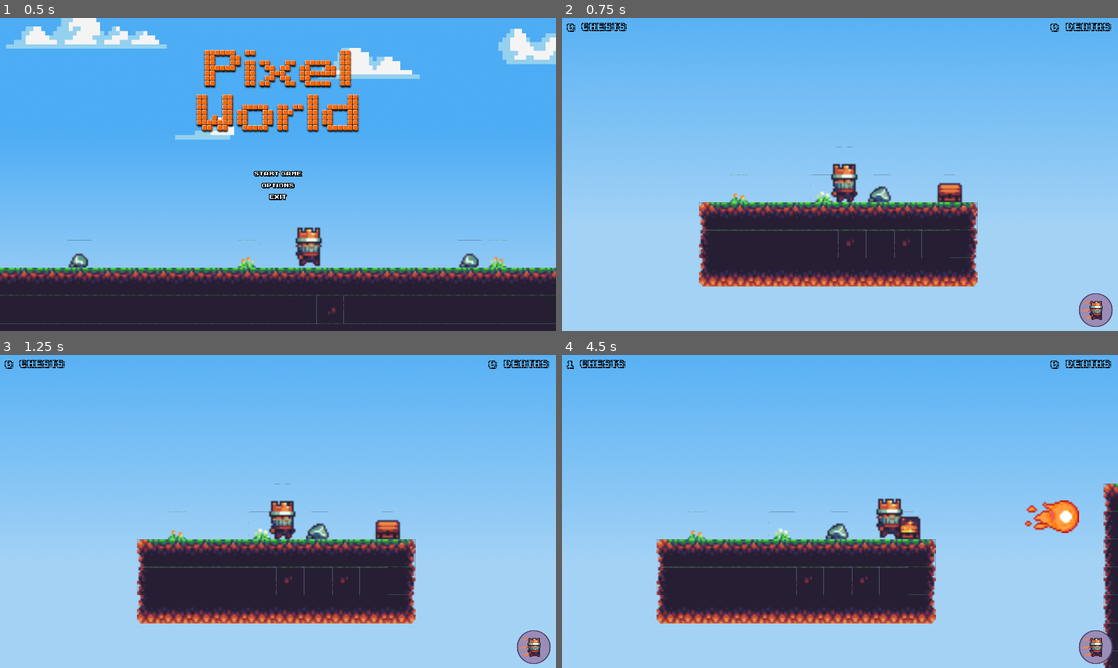
Above: before the commit, frames 1-4 (two rows, left to right).
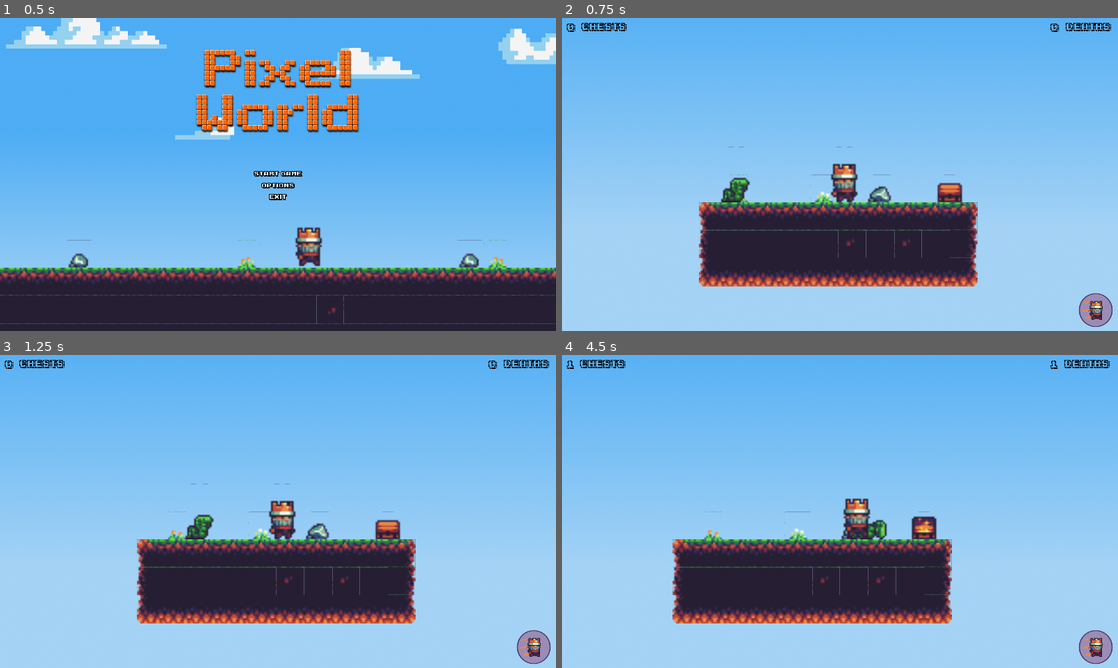
Above: after the commit, the same moments.

Repository: godot-pour-les-nuls/pixel-world
Game: Godot game, scene res://MainMenu.tscn
Two runs of this game, one before a commit and one after it. Both use one fixed random seed, a clock stepped at 60 frames per second and the inputs below.
Inputs (mouse positions are in pixels of both pictures, inside the frame that each line leads up to):
- Up to frame 1 (0.5 s): no input
- Up to frame 2 (0.75 s): click (840, 174) at 0.5 s
- Up to frame 3 (1.25 s): no input
- Up to frame 4 (4.5 s): tap Enter (ui_accept) at 1.25, 1.52, 2.27, 3.77 s; hold Right (ui_right) 1.28-2.78 s; hold Left (ui_left) 2.78-3.53 s; hold Right (ui_right) from 3.53 s (still down)

Frame 1 is identical in both runs. In frame 2, 0.3% of the frame differs, in the area x 28-34%, y 41-59%; in frame 3, 0.3%; in frame 4, 9.0%, in the area x 17-100%, y 1-100%.

Commit message:
Add snakes

Diff:
--- a/Fireball.gd
+++ b/Fireball.gd
@@ -21,4 +21,6 @@
 	queue_free()
 
 func _on_Fireball_body_entered(body):
+	if "Snake" in body.name:
+		body.kill()
 	queue_free()
--- a/Fireball.tscn
+++ b/Fireball.tscn
@@ -40,11 +40,14 @@
 extents = Vector2( 10.6164, 9.63897 )
 
 [node name="Fireball" type="Area2D"]
+collision_layer = 16
+collision_mask = 10
 script = ExtResource( 1 )
 
 [node name="AnimatedSprite" type="AnimatedSprite" parent="."]
 frames = SubResource( 5 )
 animation = "shoot"
+frame = 1
 playing = true
 
 [node name="CollisionShape2D" type="CollisionShape2D" parent="."]
--- a/Player.gd
+++ b/Player.gd
@@ -7,7 +7,7 @@
 const WALL_SLIDE_FRICTION = 9
 const JUMP_POWER = -250
 const WALL_JUMP_POWER = JUMP_POWER
-const FLOOR = Vector2(0, -1);
+const FLOOR = Vector2(0, -1)
 const FIREBALL = preload("res://Fireball.tscn")
 
 onready var dash_cooldown_hud = $HUD/DashInterface/TextureProgress
@@ -159,11 +159,11 @@
 	deaths_counter += 1
 	deaths_counter_hud.text = str(deaths_counter)
 
-func killPlayer():
+func kill():
 	Sound.play_hit_damage()
 	self.position.x = 161
 	self.position.y = 224
 	update_death_counter()
 
 func _on_VisibilityNotifier2D_screen_exited():
-	killPlayer()
+	kill()
--- a/Player.tscn
+++ b/Player.tscn
@@ -84,14 +84,16 @@
 position = Vector2( 2, 0 )
 z_index = 1
 frames = SubResource( 8 )
-animation = "dash"
+animation = "idle"
 playing = true
 
 [node name="CollisionShape2D" type="CollisionShape2D" parent="."]
+visible = false
 position = Vector2( 2.38504, 5.09921 )
 shape = SubResource( 9 )
 
 [node name="Position2D" type="Position2D" parent="."]
+visible = false
 position = Vector2( 16.2108, 11.6541 )
 
 [node name="Camera2D" type="Camera2D" parent="."]
@@ -149,8 +151,9 @@
 margin_bottom = 16.0
 
 [node name="VisibilityNotifier2D" type="VisibilityNotifier2D" parent="."]
-position = Vector2( 2.33292, 4 )
-scale = Vector2( 0.766708, 1.2 )
+visible = false
+position = Vector2( 2.33292, 4.96623 )
+scale = Vector2( 0.766708, 1.10338 )
 [connection signal="animation_finished" from="AnimatedSprite" to="." method="_on_AnimatedSprite_animation_finished"]
 [connection signal="visibility_changed" from="AnimatedSprite" to="." method="_on_AnimatedSprite_visibility_changed"]
 [connection signal="timeout" from="DashDuration" to="." method="_on_DashDuration_timeout"]
--- /dev/null
+++ b/Snake.gd
@@ -0,0 +1,40 @@
+extends KinematicBody2D
+
+const GRAVITY = 10
+const WALK_SPEED = 30
+const FLOOR = Vector2(0, -1)
+
+var velocity = Vector2()
+var direction = 1
+var is_dead = false
+
+func kill():
+	is_dead = true
+	velocity.x = 0
+	$AnimatedSprite.play("dead")
+	$RemoveDeadBody.start()
+
+func _physics_process(delta):
+	if is_dead == false:
+		if direction == 1:
+			$AnimatedSprite.flip_h = false
+		else:
+			$AnimatedSprite.flip_h = true
+
+		$AnimatedSprite.play("walk")
+		velocity.x = WALK_SPEED * direction
+		velocity.y += GRAVITY
+		velocity = move_and_slide(velocity, FLOOR)
+
+	if is_on_wall() || $RayCast2D.is_colliding() == false:
+		direction = direction * -1
+		$RayCast2D.position.x *= -1
+
+func _on_RemoveDeadBody_timeout():
+	queue_free()
+
+
+func _on_Area2D_body_entered(body):
+	if is_dead == false:
+		if "Player" in body.name:
+			body.kill()
--- /dev/null
+++ b/Snake.tscn
@@ -0,0 +1,73 @@
+[gd_scene load_steps=11 format=2]
+
+[ext_resource path="res://sprites/characters.png" type="Texture" id=1]
+[ext_resource path="res://Snake.gd" type="Script" id=2]
+[ext_resource path="res://sprites/dead_snake.png" type="Texture" id=3]
+
+[sub_resource type="AtlasTexture" id=1]
+atlas = ExtResource( 1 )
+region = Rect2( 0, 96, 32, 32 )
+
+[sub_resource type="AtlasTexture" id=2]
+atlas = ExtResource( 1 )
+region = Rect2( 32, 96, 32, 32 )
+
+[sub_resource type="AtlasTexture" id=3]
+atlas = ExtResource( 1 )
+region = Rect2( 64, 96, 32, 32 )
+
+[sub_resource type="AtlasTexture" id=4]
+atlas = ExtResource( 1 )
+region = Rect2( 96, 96, 32, 32 )
+
+[sub_resource type="SpriteFrames" id=5]
+animations = [ {
+"frames": [ ExtResource( 3 ) ],
+"loop": true,
+"name": "dead",
+"speed": 5.0
+}, {
+"frames": [ SubResource( 1 ), SubResource( 2 ), SubResource( 3 ), SubResource( 4 ) ],
+"loop": true,
+"name": "walk",
+"speed": 3.0
+} ]
+
+[sub_resource type="RectangleShape2D" id=6]
+extents = Vector2( 8.78115, 7.09301 )
+
+[sub_resource type="RectangleShape2D" id=7]
+extents = Vector2( 9.40106, 7.09975 )
+
+[node name="Snake" type="KinematicBody2D"]
+collision_layer = 8
+collision_mask = 18
+script = ExtResource( 2 )
+
+[node name="AnimatedSprite" type="AnimatedSprite" parent="."]
+frames = SubResource( 5 )
+animation = "walk"
+playing = true
+
+[node name="CollisionShape2D" type="CollisionShape2D" parent="."]
+visible = false
+position = Vector2( 1.90735e-06, 8.89291 )
+shape = SubResource( 6 )
+
+[node name="RayCast2D" type="RayCast2D" parent="."]
+visible = false
+position = Vector2( 8.81297, 1.78213 )
+enabled = true
+cast_to = Vector2( 0, 15 )
+collision_mask = 2
+
+[node name="RemoveDeadBody" type="Timer" parent="."]
+
+[node name="Area2D" type="Area2D" parent="."]
+
+[node name="CollisionShape2D" type="CollisionShape2D" parent="Area2D"]
+visible = false
+position = Vector2( 0.46822, 8.8962 )
+shape = SubResource( 7 )
+[connection signal="timeout" from="RemoveDeadBody" to="." method="_on_RemoveDeadBody_timeout"]
+[connection signal="body_entered" from="Area2D" to="." method="_on_Area2D_body_entered"]
--- a/StageOne.tscn
+++ b/StageOne.tscn
@@ -6,6 +6,7 @@
 [ext_resource path="res://DecorationTileset.tres" type="TileSet" id=4]
 [ext_resource path="res://Chest.tscn" type="PackedScene" id=5]
 [ext_resource path="res://audio/stage_one.wav" type="AudioStream" id=6]
+[ext_resource path="res://Snake.tscn" type="PackedScene" id=7]
 
 [node name="StageOne" type="Node2D"]
 position = Vector2( 0, -8 )
@@ -19,6 +20,7 @@
 cell_size = Vector2( 16, 16 )
 cell_custom_transform = Transform2D( 16, 0, 0, 16, 0, 0 )
 collision_layer = 2
+collision_mask = 9
 format = 1
 tile_data = PoolIntArray( 327723, 3, 0, 327724, 1, 0, 327725, 536870915, 0, 393244, 3, 0, 393245, 1, 0, 393246, 1, 0, 3 …(5117 unchanged characters)…
 
@@ -61,3 +63,12 @@
 stream = ExtResource( 6 )
 volume_db = -6.058
 autoplay = true
+
+[node name="Snake" parent="." instance=ExtResource( 7 )]
+position = Vector2( 96, 224 )
+
+[node name="Snake2" parent="." instance=ExtResource( 7 )]
+position = Vector2( 368, 192 )
+
+[node name="Snake3" parent="." instance=ExtResource( 7 )]
+position = Vector2( 520, 80 )
--- a/project.godot
+++ b/project.godot
@@ -68,7 +68,7 @@
 2d_physics/layer_1="player"
 2d_physics/layer_2="platform"
 2d_physics/layer_3="item"
-2d_physics/layer_4="enemy"
+2d_physics/layer_4="snake"
 2d_physics/layer_5="fireball"
 
 [rendering]
Not shown: 1 places in StageOne.tscn that only renumber resources
Binary file added: sprites/dead_snake.png
